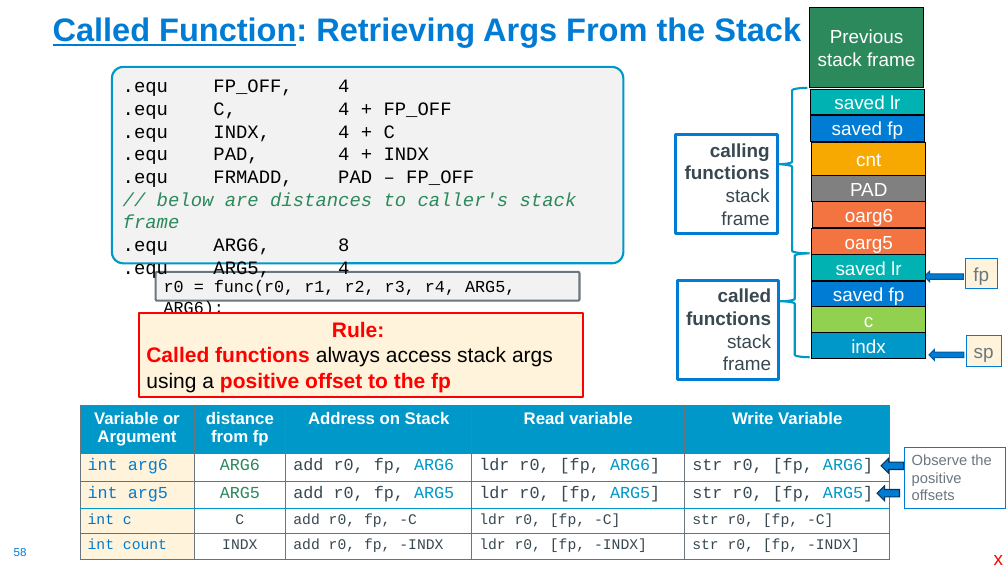
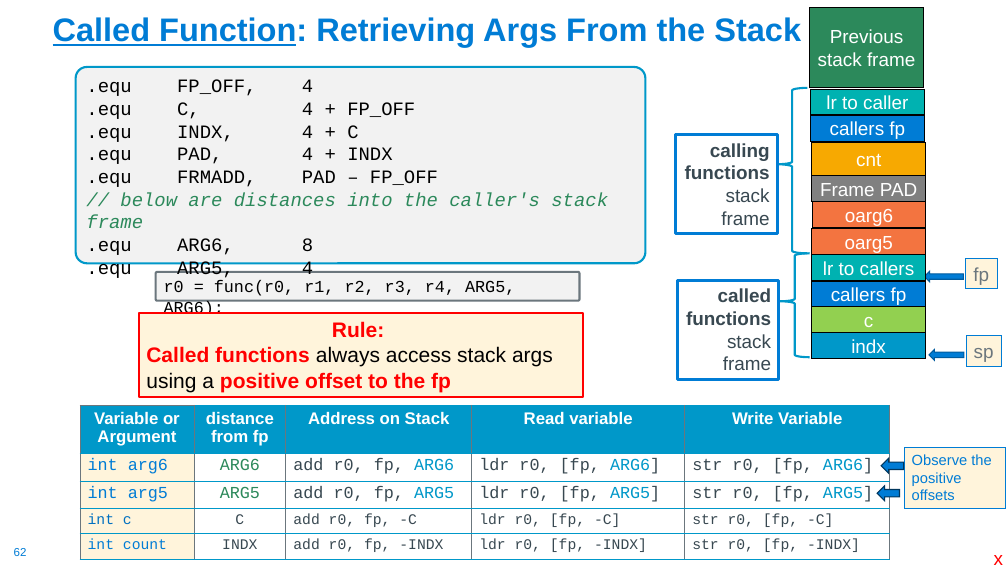
Before and after one commit to cse30-sp24/Muller-Slides, a slide deck: slide 62 of 07-Arm-Part4.pptx (slide 58 before the commit). Drawn at 1008x567 pixels with LibreOffice and Linux fonts; fonts in the diff are those of the drawing. Boxes give left, top, right and bottom in pixels: in the first picture for what was removed or moved away, otherwise in the second. Text is boxed around its words. In the diff, an @@ line names an element or a change of style, - is before the commit and + after.

```diff
--- a/07-Arm-Part4.pptx
+++ b/07-Arm-Part4.pptx
@@ rounded rectangle ".equ FP_OFF, 4": place and size @@
-rounded rectangle ".equ FP_OFF, 4" at [112,67,624,264]
+rounded rectangle ".equ FP_OFF, 4" at [76,67,646,264]
@@ text in rectangle at [826,95,908,110]: text changed @@
-saved lr
+lr to caller
@@ text in rectangle at [830,121,905,139]: text changed @@
-saved fp
+callers fp
@@ text in rounded rectangle at [86,193,608,228]: text changed @@
-// below are distances to caller's stack frame
+// below are distances into the caller's stack frame
@@ text in rectangle at [820,183,917,196]: text changed @@
-PAD
+Frame PAD
@@ text in rectangle at [823,261,915,276]: text changed @@
-saved lr
+lr to callers
@@ text in rectangle at [831,287,907,305]: text changed @@
-saved fp
+callers fp
@@ rectangle "Observe the positive offsets" at [904,448,1006,509]: text colour #6B767D to #007CD5; fill none to #FFF4DB @@
@@ page number at [14,548,27,556]: text changed @@
-58
+62
```
Also in this commit, not shown: 30 other slides changed, 5 slides added, 3 other files.
